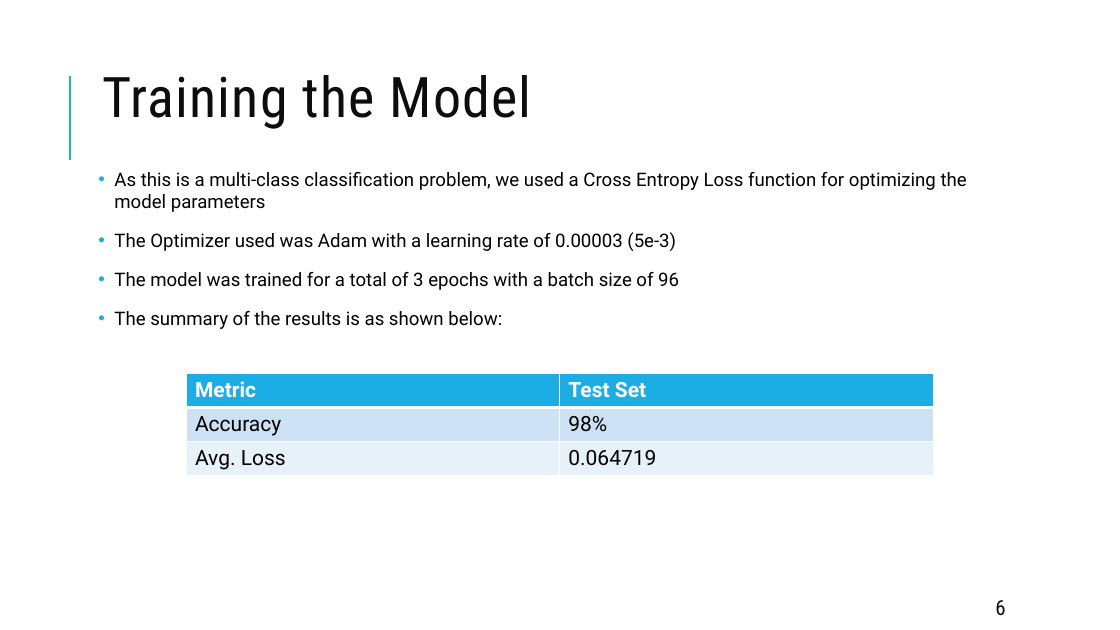
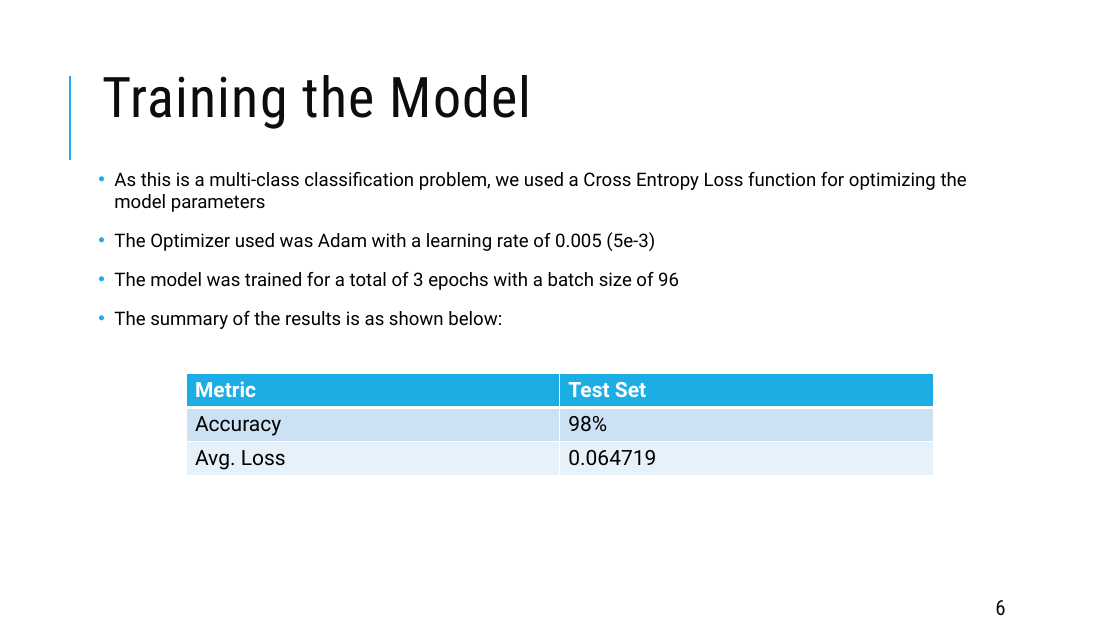
Before and after one commit to nerdimite/handwritten-digit-recognition, a slide deck: slide 6 of Handwritten Digit Recognition.pptx. Drawn at 1120x630 pixels with LibreOffice and Linux fonts; fonts in the diff are those of the drawing. Boxes give left, top, right and bottom in pixels: in the first picture for what was removed or moved away, otherwise in the second. Text is boxed around its words. In the diff, an @@ line names an element or a change of style, - is before the commit and + after.

Commit message:
update ppt and code

```diff
--- a/Handwritten Digit Recognition.pptx
+++ b/Handwritten Digit Recognition.pptx
@@ text at (114, 232, 655, 251): text changed @@
-• The Optimizer used was Adam with a learning rate of 0.00003 (5e-3)
+• The Optimizer used was Adam with a learning rate of 0.005 (5e-3)
```
Also in this commit, not shown: 1 other file.
